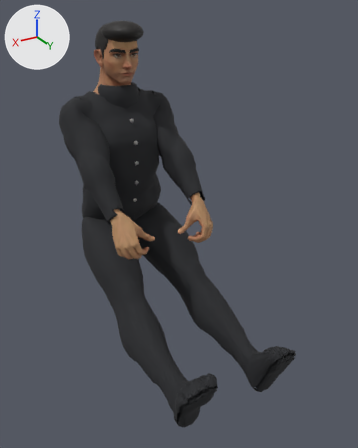
Before and after pictures for a commit that changed the glTF model public/assets/models/cc0-driver-kim.glb.
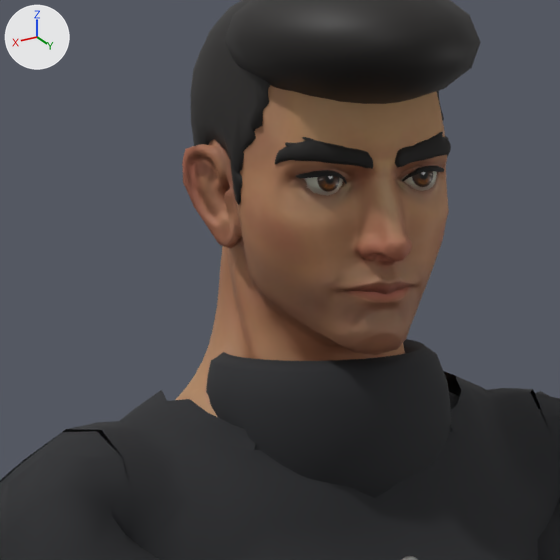
Old and new are each drawn whole from a 50 mm lens placed at (0.974, 1.714, 2.137), pointed at (-0.045, 0.016, 1.288) and again close up on the part from 18% to 44% of the width and 6% to 27% of the height. Arrows for +X, +Y and +Z are at upper left; the lights stay in place. The last two pictures show the newer version. Where no turn or scale is listed for an object, it has been applied to the vertices. Vertices at exactly the same position are counted once.

Before the edit, the objects in view are built like this:
```python
me_cylinder_002 = bpy.data.meshes.new('Cylinder.002')
me_cylinder_002.from_pydata(...)  # 466 vertices, 830 faces; spans x -0.087..0.087, y -0.107..0.107, z -0.094..0.095
me_cylinder_002.materials.append(mat_pilot_hair)  # black #1d1918
me_face = bpy.data.meshes.new('Face')
me_face.from_pydata(...)  # 558 vertices, 984 faces; spans x -1.0..1.0, y -0.3..0.3, z -0.25..0.25
me_face.materials.append(mat_pilot_eyebrows)
me_face_001 = bpy.data.meshes.new('Face.001')
me_face_001.from_pydata(...)  # 388 vertices, 768 faces; spans x -0.0546..0.0546, y -0.0165..0.0165, z -0.0168..0.0168
me_face_001.materials.append(mat_mi_eyes)
me_sphere_005_retopology_002 = bpy.data.meshes.new('Sphere.005_Retopology.002')
me_sphere_005_retopology_002.from_pydata(...)  # 1460 vertices, 2876 faces; spans x -0.106..0.106, y -0.123..0.123, z -0.161..0.161
me_sphere_005_retopology_002.materials.append(mat_mi_superhero_male)
ob_eyebrows = bpy.data.objects.new('Eyebrows', me_face)
ob_eyebrows.parent = ob_cc0_driver_kim
ob_eyebrows.location = (0.0, -0.109, 1.718)
ob_eyebrows.scale = (0.0623, 0.0623, 0.0623)
ob_eyes = bpy.data.objects.new('Eyes', me_face_001)
ob_eyes.location = (0.0, -0.3686, 1.9614)
ob_hair_buzzed = bpy.data.objects.new('Hair_Buzzed', me_cylinder_002)
ob_hair_buzzed.location = (0.0, -0.4562, 1.9962)
ob_pilot_head = bpy.data.objects.new('Pilot head', me_sphere_005_retopology_002)
ob_pilot_head.location = (0.0, -0.439, 1.9262)
# also in view: 'Pilot cloth collar' at (0.0, -0.461, 1.772); 'Pilot suit' at (0.0, -0.052, 1.221); 'Pilot top hair' at (0.0, -0.386, 2.053)
```
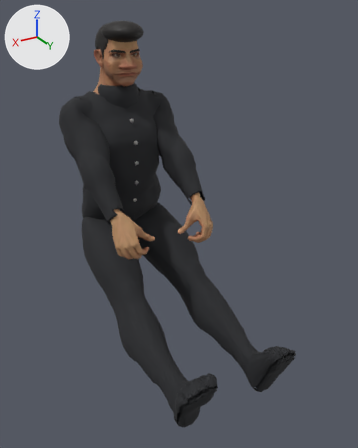
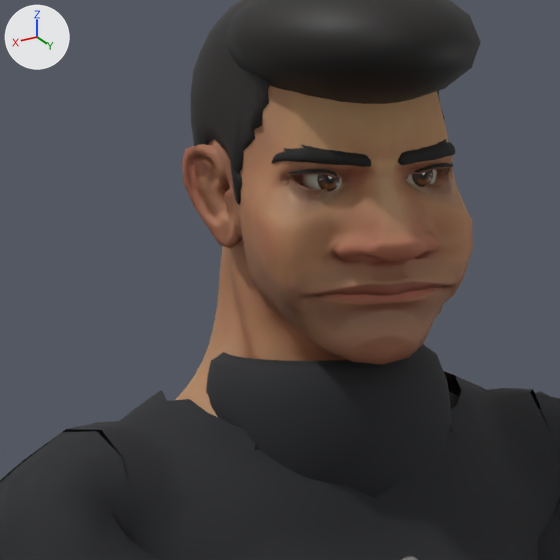
Where the newer file only moved an object's origin or applied its transform, the numbers keep the older frame.

Where the change shows, as pixel boxes [x1, y1, x2, y2] in the close-ups (560 x 560 px; the box of a moved part takes in the faces that stretch with it):
'Pilot head', reshaped (9% wider)
    before: [182, 85, 449, 400]
    after: [182, 85, 473, 400]
'Eyebrows', reshaped, rescaled (28% shorter)
    before: [275, 132, 451, 184]
    after: [271, 139, 455, 176]
part 1 of me_face, moved or reshaped
    before: [402, 166, 444, 181]
    after: [416, 163, 453, 173]
part 2 of me_face, moved or reshaped
    before: [296, 170, 347, 184]
    after: [288, 169, 337, 176]
part 3 of me_face, moved or reshaped
    before: [275, 132, 451, 169]
    after: [271, 139, 455, 167]
part 5 of me_sphere_005_retopology_002, moved or reshaped
    before: [239, 102, 449, 361]
    after: [239, 102, 473, 365]

The change, as a diff of the scene's bpy script:
```diff
--- a/public/assets/models/cc0-driver-kim.glb.py
+++ b/public/assets/models/cc0-driver-kim.glb.py
@@ me_face @@
 # used by ob_eyebrows; parent = ob_cc0_driver_kim; location = (0.0, -0.109, 1.718); scale = (0.0623, 0.0623, 0.0623)
-me_face.from_pydata(...)  # 558 vertices, 984 faces; spans x -1.0..1.0, y -0.3..0.3, z -0.25..0.25
+me_face.from_pydata(...)  # 558 vertices, 984 faces; spans x -1.0..1.0, y -0.29..0.29, z -0.17..0.17
+# me_face part 1: the loose piece of 36 vertices spanning x 0.32..0.86, y -0.14..0.1, z -0.25..-0.09 is multiplied about its middle by the matrix ((1.006, -0.204, -0.301), (-0.004, 1.006, 0.067), (0.005, 0.006, 0.622)), then moved by (0.08, -0.01, 0.05)
+# me_face part 2: the loose piece of 36 vertices spanning x -0.86..-0.32, y -0.14..0.1, z -0.25..-0.09 is multiplied about its middle by the matrix ((1.006, 0.204, 0.301), (0.004, 1.006, 0.067), (-0.005, 0.006, 0.622)), then moved by (-0.08, -0.01, 0.05)
+# me_face part 3: 474 of 558 vertices moved; they spanned x -1.0..1.0, y -0.3..0.3, z -0.08..0.25 and now span x -1.0..1.0, y -0.29..0.29, z -0.06..0.17; mean shift (0.0, 0.0, -0.02); largest move (0.77, 0.0, 0.25) -> (0.76, 0.0, 0.17)
 me_face.materials.append(mat_pilot_eyebrows)
@@ me_face_001 @@
 me_face_001.from_pydata(...)  # 388 vertices, 768 faces; spans x -0.0546..0.0546, y -0.0165..0.0165, z -0.0168..0.0168
 # used by ob_eyes; location = (0.0, -0.3686, 1.9614)
+# me_face_001 part 4: vertex colours changed
 me_face_001.materials.append(mat_mi_eyes)
@@ me_sphere_005_retopology_002 @@
 # used by ob_pilot_head; location = (0.0, -0.439, 1.9262)
-me_sphere_005_retopology_002.from_pydata(...)  # 1460 vertices, 2876 faces; spans x -0.106..0.106, y -0.123..0.123, z -0.161..0.161
+me_sphere_005_retopology_002.from_pydata(...)  # 1460 vertices, 2876 faces; spans x -0.106..0.106, y -0.123..0.126, z -0.161..0.161
+# me_sphere_005_retopology_002 part 5: 727 of 1460 vertices moved; they spanned x -0.079..0.079, y -0.003..0.123, z -0.11..0.073 and now span x -0.083..0.083, y -0.003..0.126, z -0.112..0.073; mean shift (0.0, 0.003, -0.001); largest move (0.036, 0.083, -0.03) -> (0.067, 0.088, -0.031)
 me_sphere_005_retopology_002.materials.append(mat_mi_superhero_male)
@@ ob_eyebrows @@
 ob_eyebrows.location = (0.0, -0.109, 1.718)
-ob_eyebrows.scale = (0.0623, 0.0623, 0.0623)
+ob_eyebrows.scale = (0.065, 0.065, 0.065)
```
